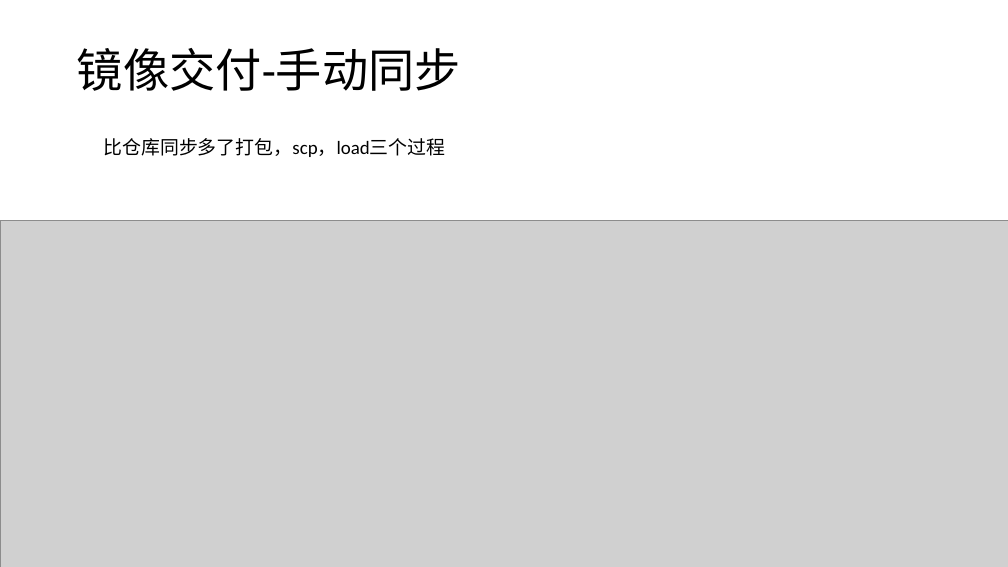
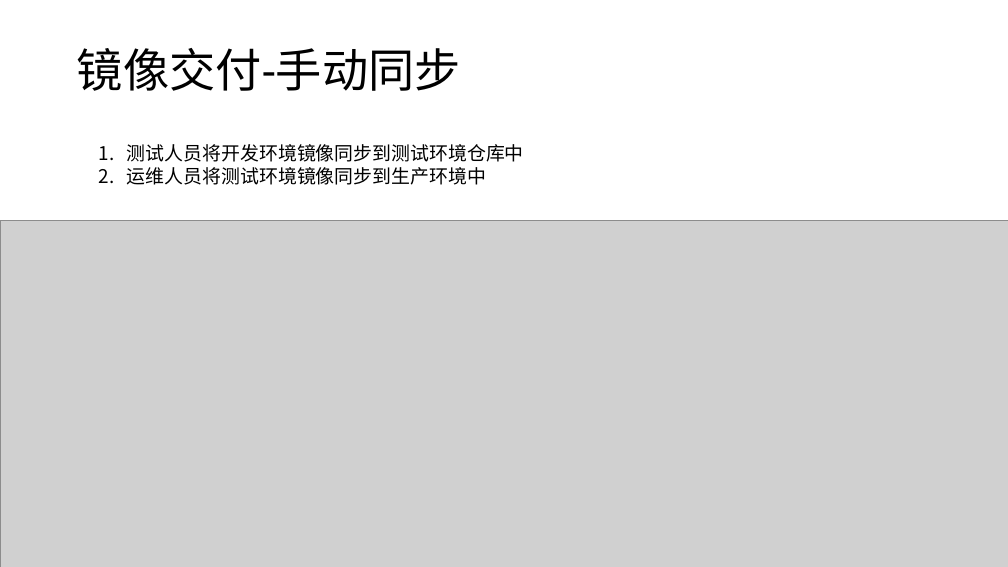
Before and after one commit to sealyun/docs, a slide deck: slide 23 of ppt/CI-CD-rules.pptx (slide 22 before the commit). Drawn at 1008x567 pixels with LibreOffice and Linux fonts; fonts in the diff are those of the drawing; grey boxes stand for pictures. Boxes give left, top, right and bottom in pixels: in the first picture for what was removed or moved away, otherwise in the second. Text is boxed around its words. In the diff, an @@ line names an element or a change of style, - is before the commit and + after.

Commit message:
update ppt

```diff
--- a/ppt/CI-CD-rules.pptx
+++ b/ppt/CI-CD-rules.pptx
@@ text at (x1=127, y1=144, x2=524, y2=185): text changed @@
-比仓库同步多了打包，scp，load三个过程
+1. 测试人员将开发环境镜像同步到测试环境仓库中
+2. 运维人员将测试环境镜像同步到生产环境中
```
Also in this commit, not shown: 2 other slides changed, 1 slide added.
